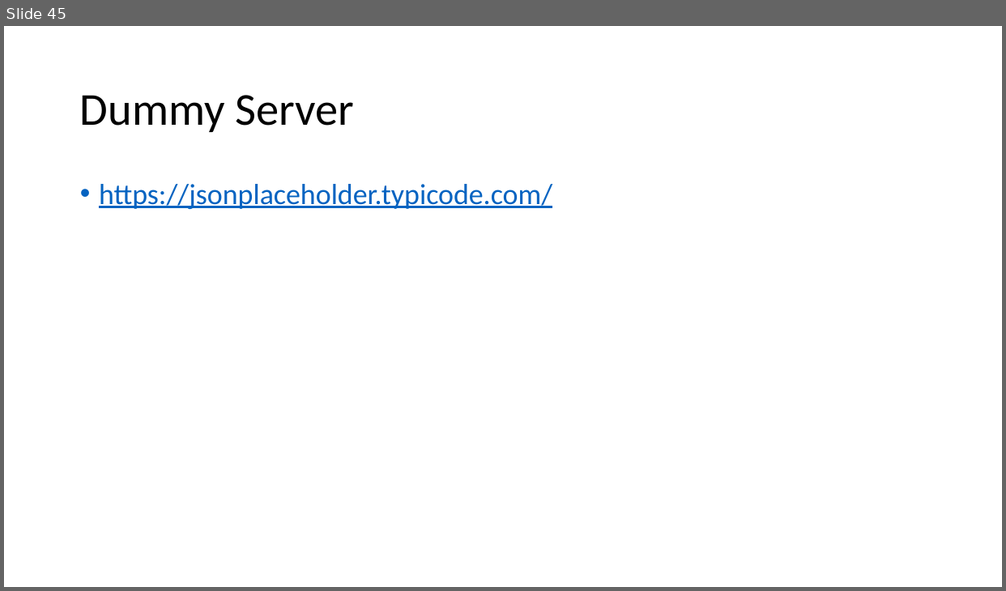
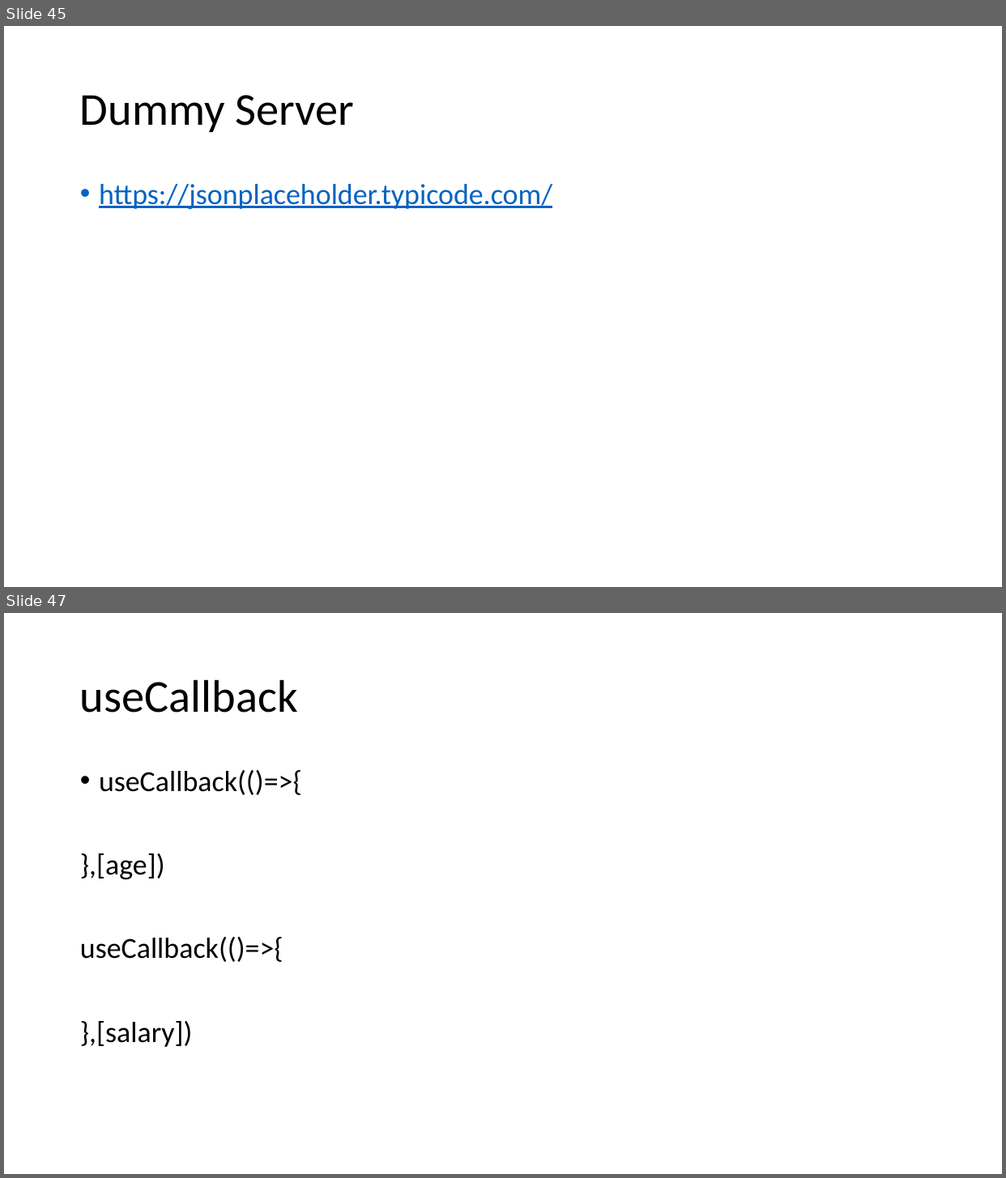
Before and after one commit to Chandan-TY/online-react-js, a slide deck: React JS Workings.pptx. Shown one above the other, each under a label of ours: slide 45 before the commit, slides 45 and 47 after it; the slides between them are not shown. The pictures are 1006x591 and 1006x1178 pixels, drawn with LibreOffice and Linux fonts; fonts in the diff are those of the drawing. Boxes give left, top, right and bottom in pixels: in the first picture for what was removed or moved away, otherwise in the second. Text is boxed around its words. In the diff, an @@ line names an element or a change of style, - is before the commit and + after.

```diff
--- a/React JS Workings.pptx
+++ b/React JS Workings.pptx
@@ slide 47 added at box(4, 613, 1002, 1174), background #FFFFFF @@
@@ title added at box(80, 679, 298, 713), 44 pt, text #000000 @@
+useCallback
@@ text added at box(80, 770, 302, 1047), 28 pt, text #000000 @@
+• useCallback(()=>{
+},[age])
+useCallback(()=>{
+},[salary])
```
Also in this commit, not shown: 1 slide changed, 2 other slides added.
